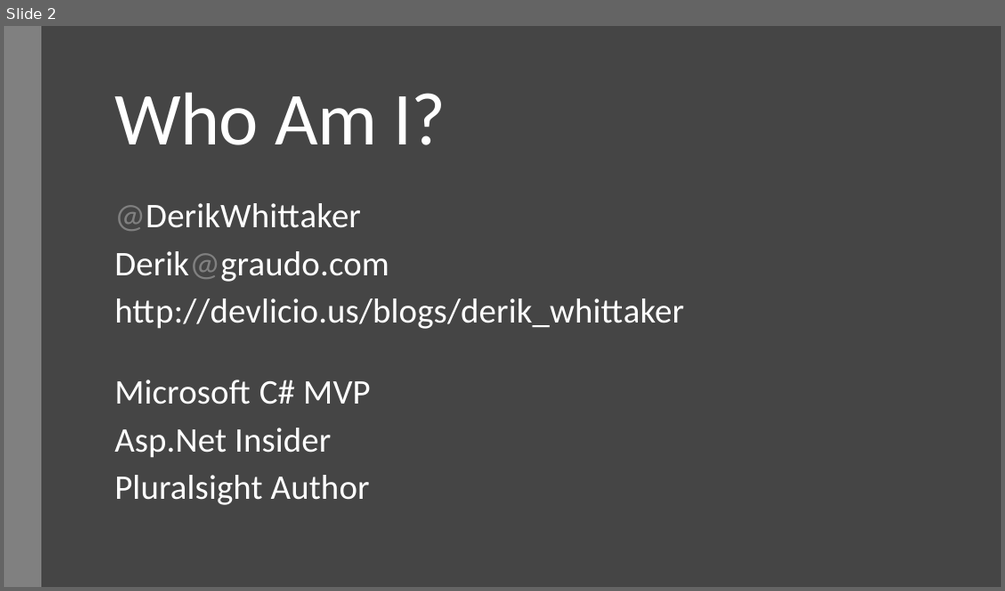
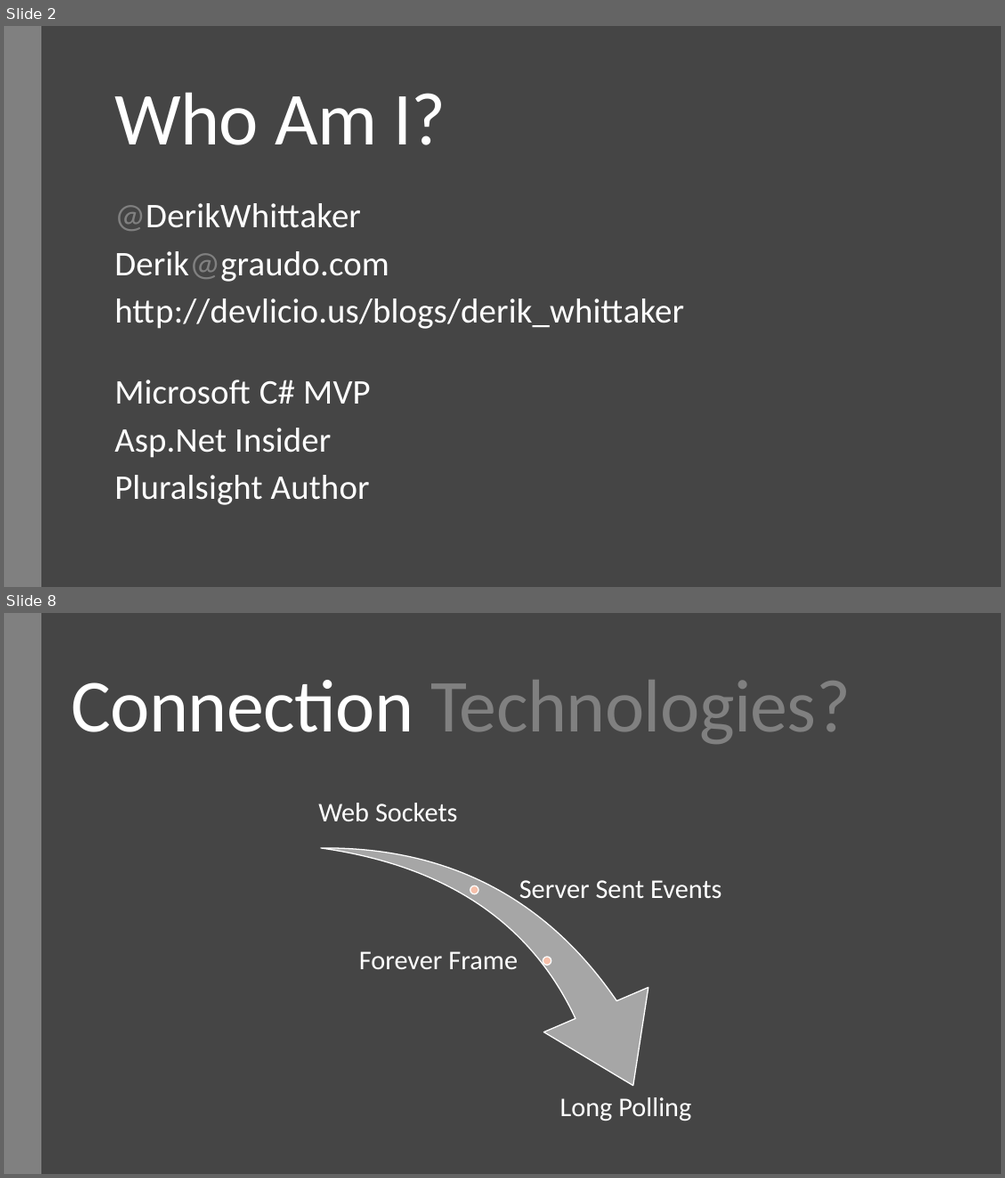
Before and after one commit to derikwhittaker/Demo.SignalR, a slide deck: RoanokeNug/DerikWhittaker_SignalR.pptx. Shown one above the other, each under a label of ours: slide 2 before the commit, slides 2 and 8 after it; the slides between them are not shown. The pictures are 1005x591 and 1005x1178 pixels, drawn with LibreOffice and Linux fonts; fonts in the diff are those of the drawing. Boxes give left, top, right and bottom in pixels: in the first picture for what was removed or moved away, otherwise in the second. Text is boxed around its words. In the diff, an @@ line names an element or a change of style, - is before the commit and + after.

```diff
--- a/RoanokeNug/DerikWhittaker_SignalR.pptx
+++ b/RoanokeNug/DerikWhittaker_SignalR.pptx
@@ slide 8 added at (4, 613, 1001, 1174), background #454545; not listed: 1 template element that a slide beside it also shows @@
@@ title added at (72, 680, 850, 744), 72 pt, text #808080 @@
+Connection Technologies?
@@ group added at (318, 770, 721, 1151): 4 texts, 2 ellipses, 1 swoosh arrow @@
+Web Sockets
+Server Sent Events
+Forever Frame
+Long Polling
```
Also in this commit, not shown: 7 slides changed, 19 other slides added, 4 slides removed, 6 other files.
